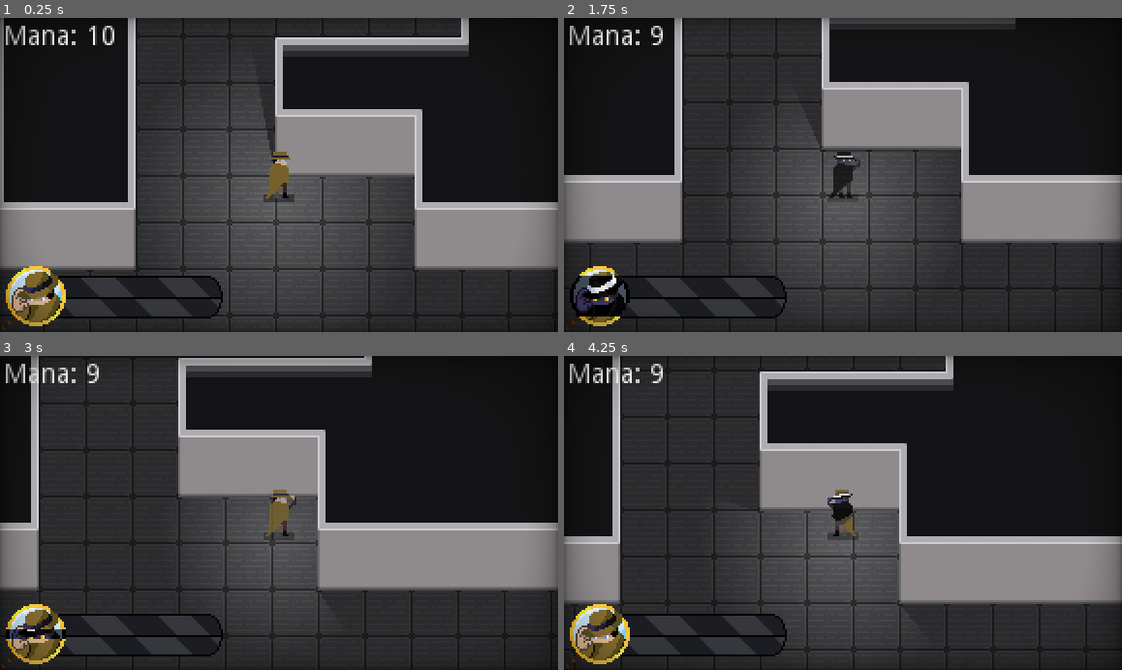
Above: before the commit, frames 1-4 (two rows, left to right).
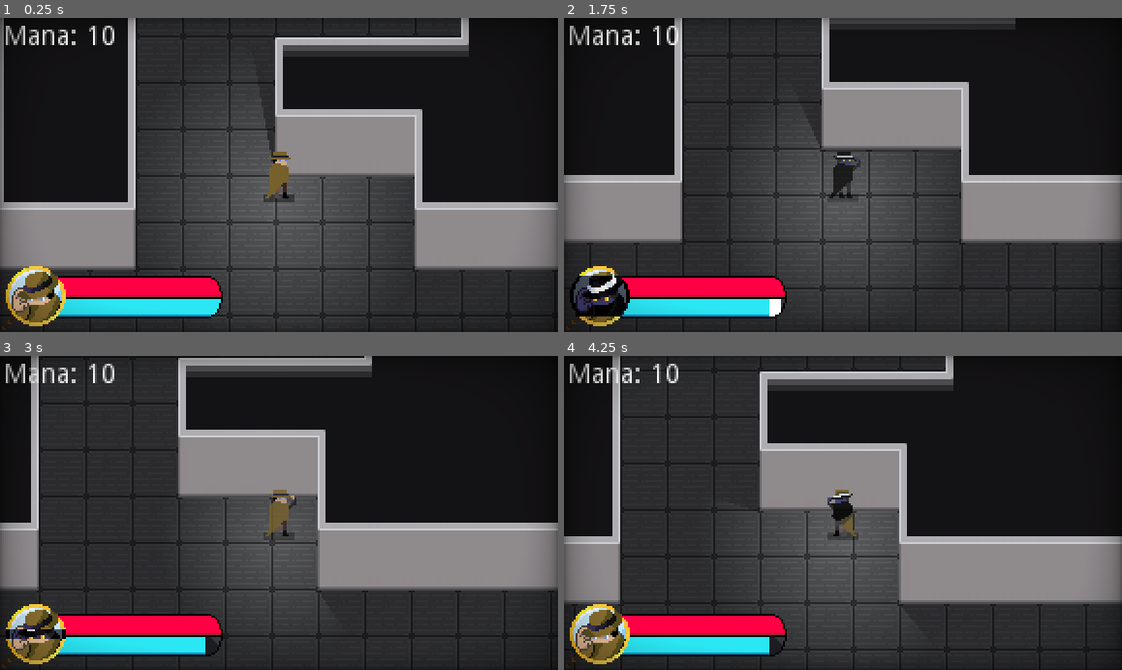
Above: after the commit, the same moments.

Repository: Cabidge/SGD1
Game: Godot game, scene res://assets/Main.tscn
The game is run twice, just before and just after one commit, with the same random seed, the same clock (stepped at 60 frames per second) and the same inputs. The engine's default icon, where the game draws it, is replaced by a stand-in: a white triangle on a blue panel in a dark square.
Inputs (mouse positions are in pixels of both pictures, inside the frame that each line leads up to):
- Up to frame 1 (0.25 s): no input
- Up to frame 2 (1.75 s): tap Enter at 0.5 s; move the mouse to (965, 159) at 0.52 s; hold D (move_right) 0.53-1.28 s; hold Right mouse button (stealth) 0.53-1.28 s; move the mouse to (731, 190) at 1.27 s; hold S (move_down) from 1.28 s (still down); click (731, 190) at 1.35 s; right-click (731, 190) at 1.55 s
- Up to frame 3 (3 s): move the mouse to (334, 443) at 2.02 s; release S (move_down) at 2.03 s; hold D (move_right) 2.03-2.78 s; hold Right mouse button (stealth) 2.03-2.78 s; move the mouse to (251, 575) at 2.77 s; hold W (move_up) from 2.78 s (still down); right-click (251, 575) at 2.85 s
- Up to frame 4 (4.25 s): move the mouse to (1010, 560) at 3.52 s; release W (move_up) at 3.53 s; press the mouse at (1010, 560) at 3.53 s; hold A (move_left) from 3.53 s (still down); right-click (1010, 560) at 3.8 s

The runs differ from the first frame. In frame 1, 3.3% of the frame differs, in the area x 10-40%, y 82-96%; in frame 2, 3.4%, in the area x 10-40%, y 2-96%; in frame 3, 3.3%; in frame 4, 3.3%.

Commit message:
Created vitals bars.

Diff:
--- a/assets/Main.tscn
+++ b/assets/Main.tscn
@@ -9,6 +9,10 @@
 [ext_resource path="res://assets/ui/vitals/Portrait0.png" type="Texture" id=7]
 [ext_resource path="res://assets/ui/vitals/Vitals.gd" type="Script" id=8]
 [ext_resource path="res://assets/ui/vitals/VitalBar0.png" type="Texture" id=9]
+[ext_resource path="res://assets/ui/vitals/VitalBar1.png" type="Texture" id=10]
+[ext_resource path="res://assets/ui/vitals/VitalBar2.png" type="Texture" id=11]
+[ext_resource path="res://assets/ui/vitals/VitalBar3.png" type="Texture" id=12]
+[ext_resource path="res://assets/ui/vitals/VitalBar4.png" type="Texture" id=13]
 
 [sub_resource type="TileSet" id=1]
 0/name = "Floor.png 0"
@@ -309,6 +313,9 @@
 margin_right = 116.0
 margin_bottom = 161.0
 script = ExtResource( 8 )
+__meta__ = {
+"_edit_use_anchors_": false
+}
 
 [node name="Back" type="TextureRect" parent="CanvasLayer/UI/Vitals"]
 margin_left = 28.0
@@ -316,6 +323,50 @@
 margin_right = 114.0
 margin_bottom = 46.0
 texture = ExtResource( 9 )
+__meta__ = {
+"_edit_use_anchors_": false
+}
+
+[node name="ManaWhite" type="TextureProgress" parent="CanvasLayer/UI/Vitals"]
+margin_left = 28.0
+margin_top = 6.0
+margin_right = 114.0
+margin_bottom = 30.0
+value = 100.0
+texture_progress = ExtResource( 11 )
+__meta__ = {
+"_edit_use_anchors_": false
+}
+
+[node name="ManaProgress" type="TextureProgress" parent="CanvasLayer/UI/Vitals"]
+margin_left = 28.0
+margin_top = 6.0
+margin_right = 114.0
+margin_bottom = 30.0
+value = 100.0
+texture_progress = ExtResource( 10 )
+__meta__ = {
+"_edit_use_anchors_": false
+}
+
+[node name="HealthWhite" type="TextureProgress" parent="CanvasLayer/UI/Vitals"]
+margin_left = 28.0
+margin_top = 6.0
+margin_right = 114.0
+margin_bottom = 30.0
+value = 100.0
+texture_progress = ExtResource( 13 )
+__meta__ = {
+"_edit_use_anchors_": false
+}
+
+[node name="HealthProgress" type="TextureProgress" parent="CanvasLayer/UI/Vitals"]
+margin_left = 28.0
+margin_top = 6.0
+margin_right = 114.0
+margin_bottom = 30.0
+value = 100.0
+texture_progress = ExtResource( 12 )
 __meta__ = {
 "_edit_use_anchors_": false
 }
--- a/assets/ui/UI.gd
+++ b/assets/ui/UI.gd
@@ -1,10 +1,22 @@
 extends Control
 
-onready var mana = $Mana
+onready var vitals = $Vitals
 
 func _ready():
 	var err = Player.connect("updated_mana",self,"_on_Player_updated_mana")
 	assert(err == OK)
 
-func _on_Player_updated_mana(new):
-	mana.text = "Mana: " + str(new)
+	err = Player.connect("updated_health",self,"_on_Player_updated_health")
+	assert(err == OK)
+
+	err = Player.connect("updated_stealth",self,"_on_Player_updated_stealth")
+	assert(err == OK)
+
+func _on_Player_updated_stealth(stealth):
+	vitals.update_stealth(stealth)
+
+func _on_Player_updated_mana(mana):
+	vitals.update_mana(mana)
+
+func _on_Player_updated_health(health):
+	vitals.update_health(health)
--- a/assets/ui/vitals/Vitals.gd
+++ b/assets/ui/vitals/Vitals.gd
@@ -1,12 +1,32 @@
 extends Control
 
 onready var portrait_anim = $Portrait/AnimationPlayer
+onready var mana_bars = [$ManaWhite,$ManaProgress]
+onready var health_bars = [$HealthWhite,$HealthProgress]
 
 func _ready():
-	Player.connect("updated_stealth",self,"_on_Player_updated_stealth")
+	for mana in mana_bars:
+		mana.max_value = Player.MAX_MANA
+		mana.value = Player.mana
+		mana.step = 0.01
 
-func _on_Player_updated_stealth(stealth):
+	for health in health_bars:
+		health.max_value = Player.MAX_HEALTH
+		health.value = Player.health
+		health.step = 0.01
+
+func _process(delta):
+	mana_bars[0].value = max(mana_bars[1].value,mana_bars[0].value - delta * 2)
+	health_bars[0].value = max(health_bars[1].value,health_bars[0].value - delta * 2)
+
+func update_stealth(stealth):
 	if stealth:
 		portrait_anim.play("Transition")
 	else:
 		portrait_anim.play_backwards("Transition")
+
+func update_mana(mana):
+	mana_bars[1].value = mana
+
+func update_health(health):
+	health_bars[1].value = health
Not shown: 1 places in assets/Main.tscn that only renumber resources
